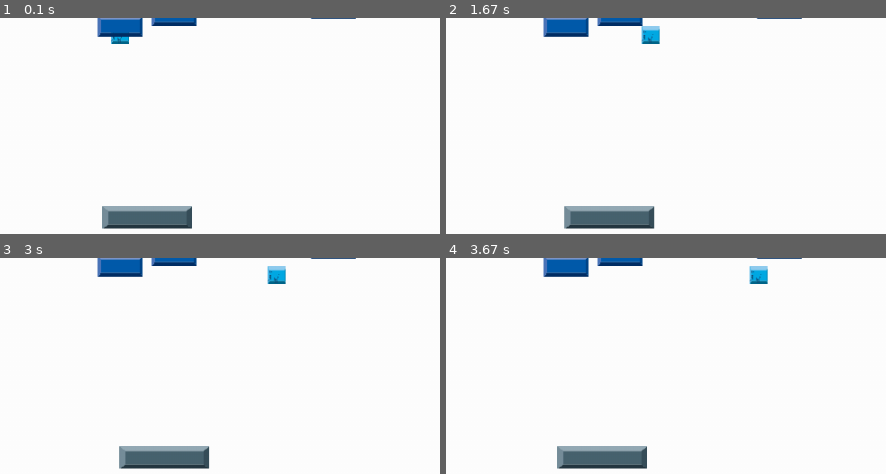
Above: before the commit, frames 1-4 (two rows, left to right).
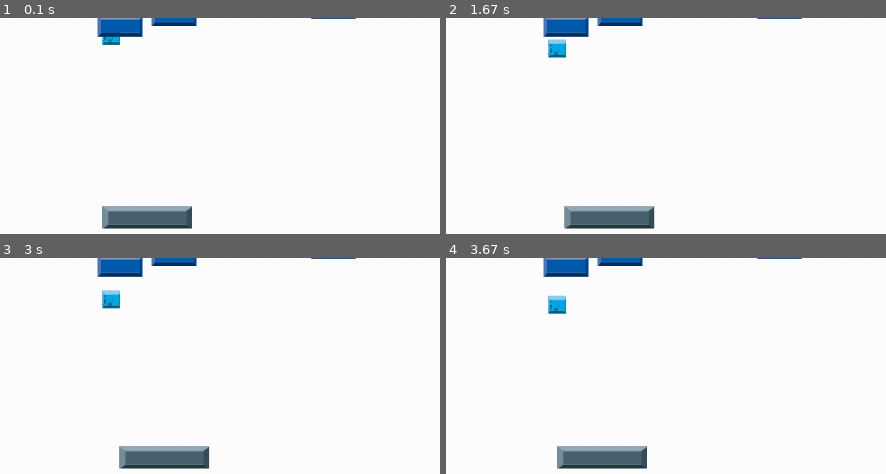
Above: after the commit, the same moments.

Repository: Francisco-aires/py.game-fran-mat-theo
Game: pygame game, started from jogo.py
Same seed, same stepped clock (60 frames per second), same inputs: the game is played once before the commit and once after it.
Inputs:
- Up to frame 1 (0.1 s): no input
- Up to frame 2 (1.67 s): hold Right 0.33-0.8 s; hold Right 0.83-1.3 s; hold Left from 1.33 s (still down)
- Up to frame 3 (3 s): release Left at 1.87 s; hold Left 1.9-2.3 s; hold Right 2.33-2.97 s
- Up to frame 4 (3.67 s): hold Left 3-3.47 s; hold Right from 3.5 s (still down)
The pictures show only the part of the screen within x 38-88%, y 50-100%; the shares and areas given below are measured in that part.

The runs differ from the first frame. In frame 1, 0.2% of the frame differs, in the area x 23-30%, y 6-13%; in frame 2, 0.7%, in the area x 23-49%, y 3-19%; in frame 3, 0.7%; in frame 4, 0.7%.

Commit message:
bolinha movendo bemmmmmm

Diff:
--- a/jogo.py
+++ b/jogo.py
@@ -59,11 +59,18 @@
         self.rect = self.image.get_rect()
         self.rect.x = 500
         self.rect.y = 250
-        self.speedx = 1
-        self.speedy = 0  # Velocidade negativa para mover a bola para cima inicialmente
+        self.real_x = float(self.rect.x)  # Posição X real como ponto flutuante
+        self.real_y = float(self.rect.y)  # Posição Y real como ponto flutuante
+        self.speedx = 0 # velocidade inicial
+        self.speedy = 0.15  # Velocidade negativa para mover a bola para cima inicialmente
+
     def update (self):
-        self.rect.x += self.speedx
-        self.rect.y += self.speedy
+        # Atualiza as posições reais com as velocidades
+        self.real_x += self.speedx
+        self.real_y += self.speedy
+        # Atualiza as posições do retângulo com valores inteiros
+        self.rect.x = int(self.real_x)
+        self.rect.y = int(self.real_y)
         # Rebate no teto
         if self.rect.right > WIDTH or self.rect.left < 0:
             self.speedx = -self.speedx
@@ -71,7 +78,8 @@
         if self.rect.top < 0:
             self.speedy = -self.speedy
         # nao sei o que fazer no chao
-
+        if self.rect.bottom > HEIGHT: # por enquanto ta rebatendo
+            self.speedy = -self.speedy
 
 class Bar(pygame.sprite.Sprite):
     def __init__(self, img, x, y):
